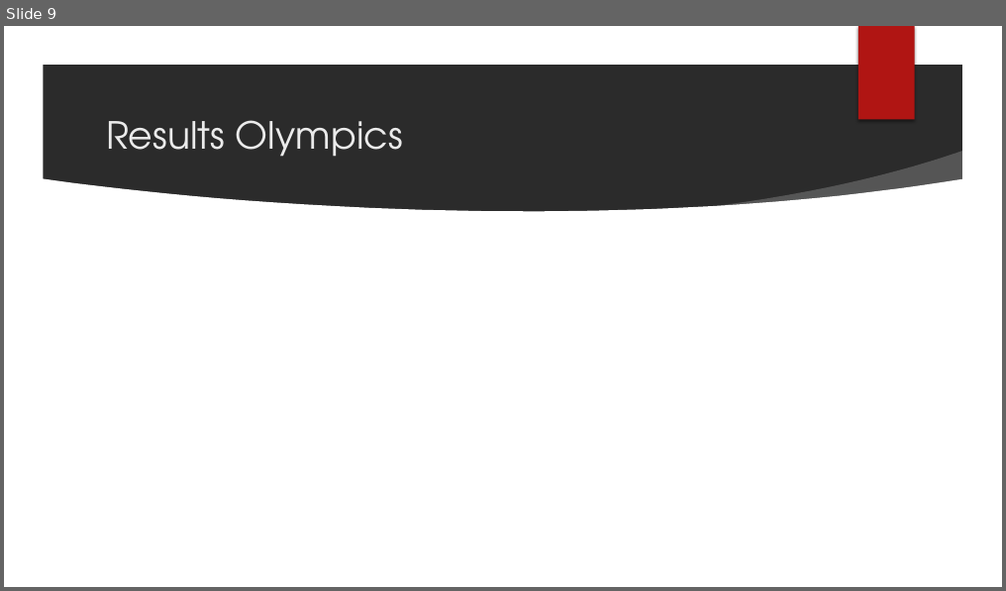
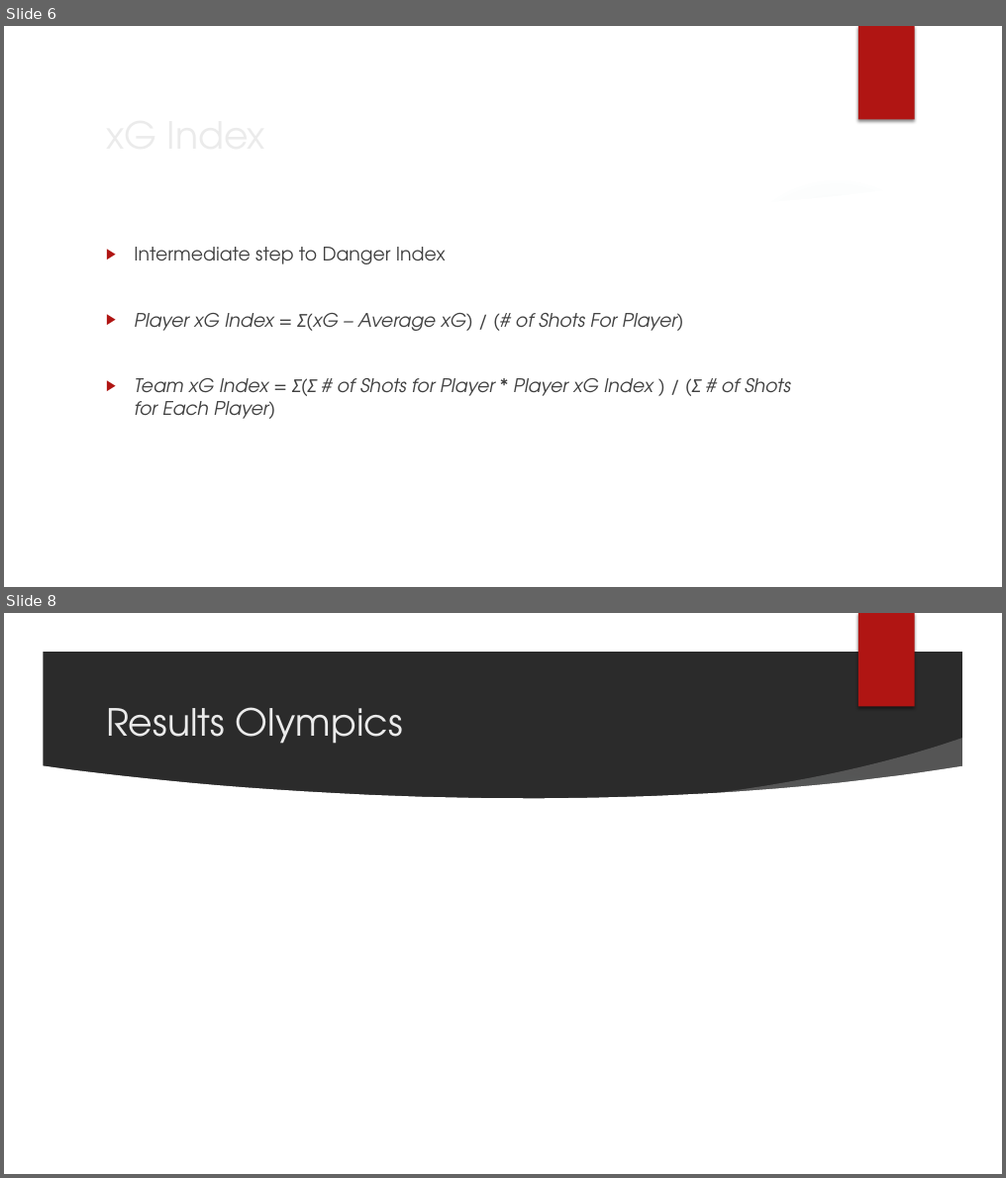
Before and after one commit to TK5-Tim/Big-Data-Cup, a slide deck: 2022/whkyhac2022/pres-whkyhac.pptx. Shown one above the other, each under a label of ours: slide 9 before the commit, slides 6 and 8 after it; the slides between them are not shown. The pictures are 1006x591 and 1006x1178 pixels, drawn with LibreOffice and Linux fonts; fonts in the diff are those of the drawing; background and template pictures are left out; a plain dark background stands for a picture behind light text. Boxes give left, top, right and bottom in pixels: in the first picture for what was removed or moved away, otherwise in the second. Text is boxed around its words. In the diff, an @@ line names an element or a change of style, - is before the commit and + after.

```diff
--- a/2022/whkyhac2022/pres-whkyhac.pptx
+++ b/2022/whkyhac2022/pres-whkyhac.pptx
@@ slide 6 added at <box>4,26,1002,587</box>, background picture (left out); not listed: 7 template elements that a slide beside it also shows @@
@@ text added at <box>134,247,791,419</box>, 18 pt, text #404040, italic @@
+▶ Intermediate step to Danger Index
+▶ Player xG Index = Σ(xG – Average xG) / (# of Shots For Player)
+▶ Team xG Index = Σ(Σ # of Shots for Player * Player xG Index ) / (Σ # of Shots for Each Player)
@@ title added at <box>194,313,274,328</box>, 36 pt, text #EBEBEB @@
+xG Index
@@ what was slide 9 is now slide 8 @@
```
Also in this commit, not shown: 4 slides changed, 2 slides removed.
